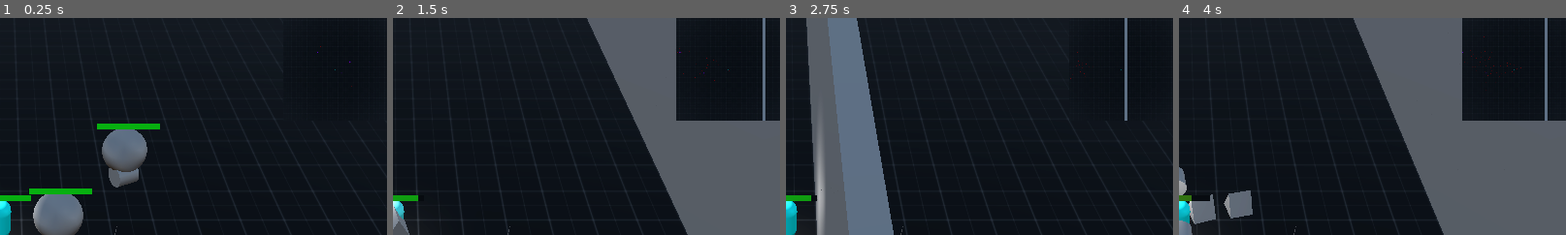
Above: before the commit, frames 1-4 (left to right).
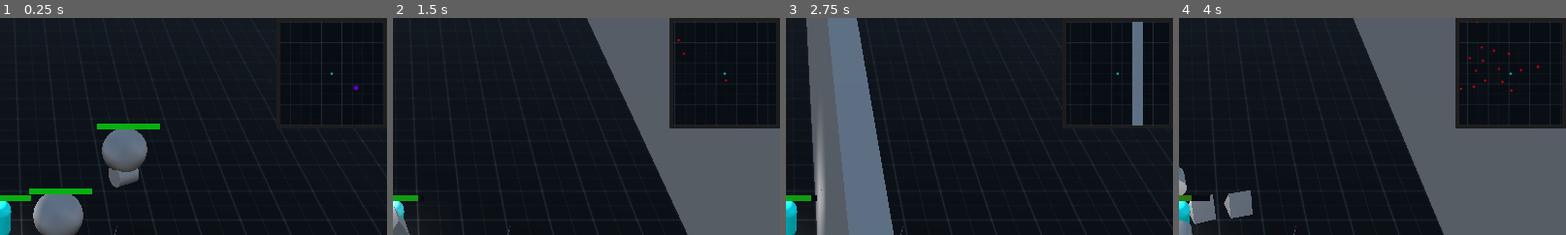
Above: after the commit, the same moments.

Repository: partkyle/RetroSurvivor
Game: Godot game, scene res://main.tscn
Two runs of this game, one before a commit and one after it. Both use one fixed random seed, a clock stepped at 60 frames per second and the inputs below. The engine's default icon, where the game draws it, is replaced by a stand-in: a white triangle on a blue panel in a dark square.
Inputs (mouse positions are % of the whole screen's width and height, from its top left):
- Up to frame 1 (0.25 s): no input
- Up to frame 2 (1.5 s): tap Enter at 0.5 s; move the mouse to (72, 45) at 0.52 s; hold D (move_right) 0.53-1.25 s; tap Space (dash) at 0.6 s; click (72, 45) at 0.67 s; drag from (30, 55) to (45, 70) at 1.27 s
- Up to frame 3 (2.75 s): move the mouse to (60, 28) at 2.02 s; hold D (move_right) from 2.03 s (still down); tap Space (dash) at 2.1 s
- Up to frame 4 (4 s): release D (move_right) at 2.75 s; drag from (45, 70) to (20, 35) at 2.77 s; move the mouse to (80, 65) at 3.52 s; hold A (move_left) from 3.53 s (still down); tap Space (dash) at 3.6 s
The pictures show only the part of the screen within x 50-100%, y 0-50%; the shares and areas given below are measured in that part.

The runs differ from the first frame. In frame 1, 0.4% of the frame differs, in the area x 72-99%, y 1-50%; in frame 2, 2.4%; in frame 3, 1.9%; in frame 4, 2.5%, in the area x 71-100%, y 0-51%.

Commit message:
add a border to the minimap, adjust some sizing
use the size of the orthogonal camera to zoom

Diff:
--- a/levels/arena.tscn
+++ b/levels/arena.tscn
@@ -108,8 +108,8 @@
 [node name="Player" parent="." instance=ExtResource("3_a1jpg")]
 
 [node name="RemoteTransform3D" type="RemoteTransform3D" parent="Player"]
-transform = Transform3D(1, 0, 0, 0, -4.37114e-08, 1, 0, -1, -4.37114e-08, 0, 15.565, 0)
-remote_path = NodePath("../../Minimap/SubViewportContainer/SubViewport/Camera3D")
+transform = Transform3D(1, 0, 0, 0, -4.37114e-08, 1, 0, -1, -4.37114e-08, 0, 12, 0)
+remote_path = NodePath("../../Minimap/Outline/SubViewportContainer/SubViewport/MinimapCamera")
 update_rotation = false
 update_scale = false
 
@@ -296,25 +296,40 @@
 
 [node name="Minimap" type="CanvasLayer" parent="."]
 
-[node name="SubViewportContainer" type="SubViewportContainer" parent="Minimap"]
+[node name="Outline" type="ColorRect" parent="Minimap"]
 anchors_preset = 1
 anchor_left = 1.0
 anchor_right = 1.0
-offset_left = -256.0
-offset_bottom = 256.0
+offset_left = -275.0
+offset_bottom = 275.0
 grow_horizontal = 0
-
-[node name="SubViewport" type="SubViewport" parent="Minimap/SubViewportContainer"]
+color = Color(0.116127, 0.116127, 0.116127, 1)
+
+[node name="SubViewportContainer" type="SubViewportContainer" parent="Minimap/Outline"]
+layout_mode = 1
+anchors_preset = 8
+anchor_left = 0.5
+anchor_top = 0.5
+anchor_right = 0.5
+anchor_bottom = 0.5
+offset_left = -128.0
+offset_top = -128.0
+offset_right = 128.0
+offset_bottom = 128.0
+grow_horizontal = 2
+grow_vertical = 2
+
+[node name="SubViewport" type="SubViewport" parent="Minimap/Outline/SubViewportContainer"]
 handle_input_locally = false
 size = Vector2i(256, 256)
 render_target_update_mode = 4
 
-[node name="Camera3D" type="Camera3D" parent="Minimap/SubViewportContainer/SubViewport"]
-transform = Transform3D(1, 0, 0, 0, -4.37114e-08, 1, 0, -1, -4.37114e-08, 0, 15.565, 0)
+[node name="MinimapCamera" type="Camera3D" parent="Minimap/Outline/SubViewportContainer/SubViewport"]
+transform = Transform3D(1, 0, 0, 0, -4.37114e-08, 1, 0, -1, -4.37114e-08, 0, 12, 0)
 cull_mask = 2
 projection = 1
 fov = 37.8493
-size = 40.0
+size = 10.0
 
 [node name="Debug" type="Node3D" parent="." node_paths=PackedStringArray("player", "xpSpawner")]
 script = ExtResource("24_cmu5b")
